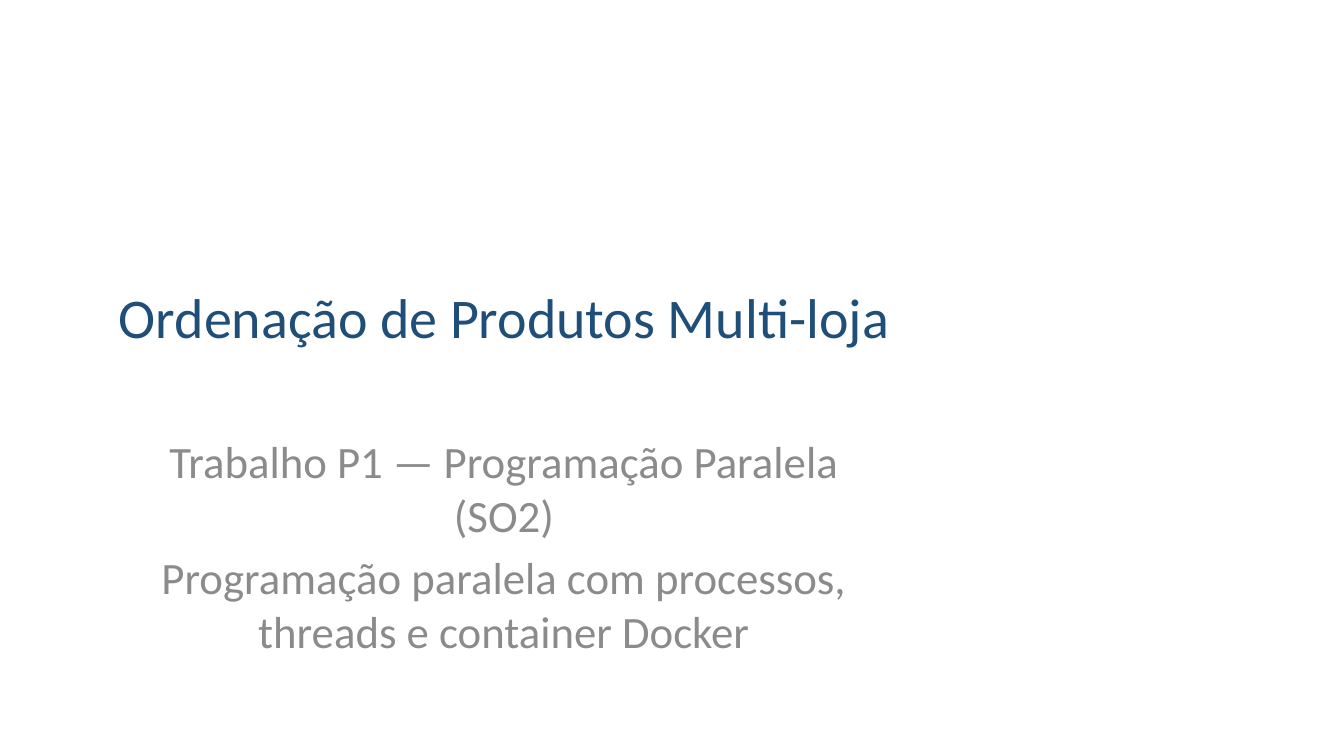
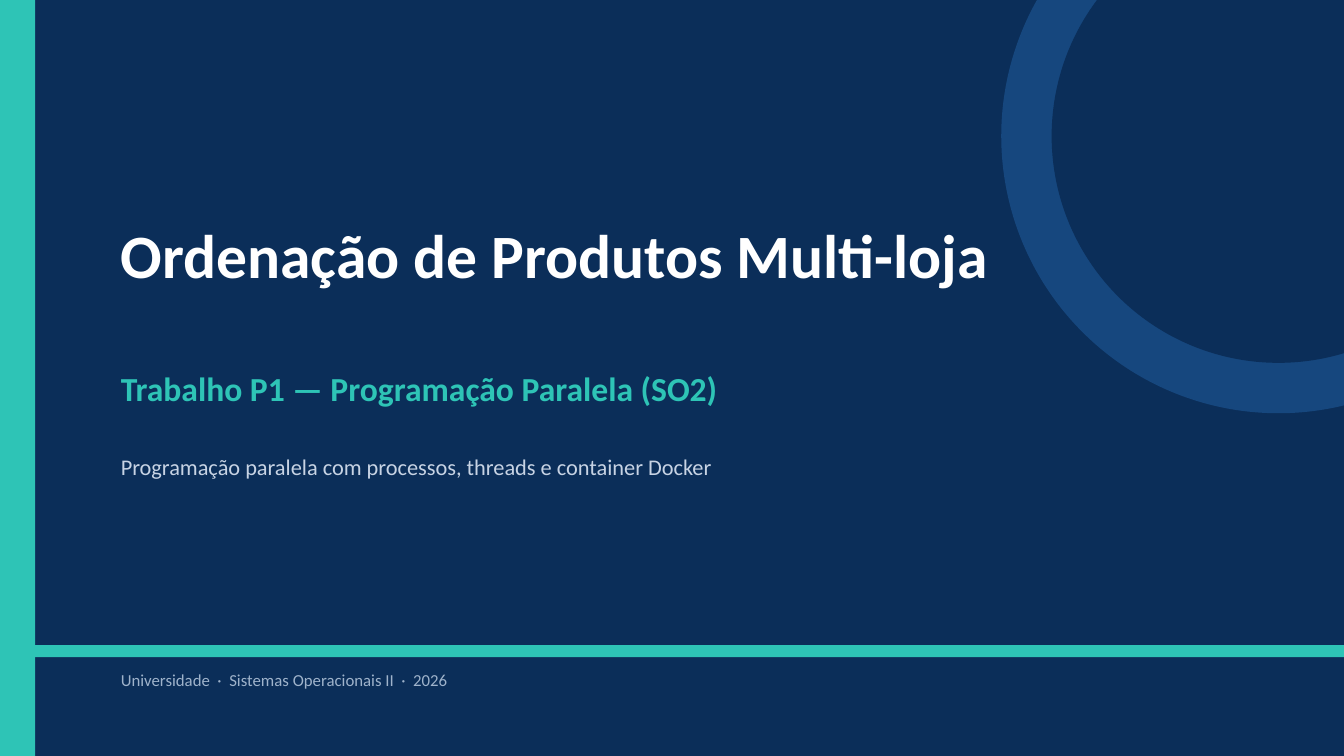
Before and after one commit to Abranches4434/Projeto_Ordena-o_De_Vetores, a slide deck: slide 1 of documentacao/apresentacao.pptx. Drawn at 1344x756 pixels with LibreOffice and Linux fonts; fonts in the diff are those of the drawing. Boxes give left, top, right and bottom in pixels: in the first picture for what was removed or moved away, otherwise in the second. Text is boxed around its words. In the diff, an @@ line names an element or a change of style, - is before the commit and + after.

```diff
--- a/documentacao/apresentacao.pptx
+++ b/documentacao/apresentacao.pptx
@@ background #FFFFFF to #0B2E59 @@
@@ rectangle added at [0, 0, 35, 756], fill #2EC4B6 @@
@@ ellipse added at [1001, 0, 1344, 413], fill #16477E @@
@@ ellipse added at [1052, 0, 1344, 363], fill #0B2E59 @@
@@ text "Ordenação de Produtos Multi-loja": place and size @@
-text "Ordenação de Produtos Multi-loja" at [119, 299, 889, 348]
+text "Ordenação de Produtos Multi-loja" at [121, 234, 988, 289]
@@ text "Ordenação de Produtos Multi-loja" at [121, 234, 988, 289]: size 40 to 44 pt, text colour #1F4E79 to #FFFFFF, bold on; alignment centre to left; vertical alignment middle to top @@
@@ text added at [121, 376, 718, 407], 24 pt, text #2EC4B6, bold @@
+Trabalho P1 — Programação Paralela (SO2)
@@ text "Programação paralela com processos, threads ...": place and size @@
-text "Programação paralela com processos, threads ..." at [161, 447, 846, 648]
+text "Programação paralela com processos, threads ..." at [121, 459, 711, 479]
@@ text "Programação paralela com processos, threads ..." at [121, 459, 711, 479]: size 32 to 16 pt, text colour #8C8C8C to #C7D3E4; alignment centre to left; less space between paragraphs @@
@@ text at [169, 447, 838, 538]: paragraph removed @@
-Trabalho P1 — Programação Paralela (SO2)
@@ rectangle added at [0, 645, 1344, 657], fill #2EC4B6 @@
@@ text added at [121, 674, 447, 689], 12 pt, text #9FB3CB @@
+Universidade · Sistemas Operacionais II · 2026
```
Also in this commit, not shown: 5 other slides changed, 1 slide added, 1 slide removed, 1 other file.
